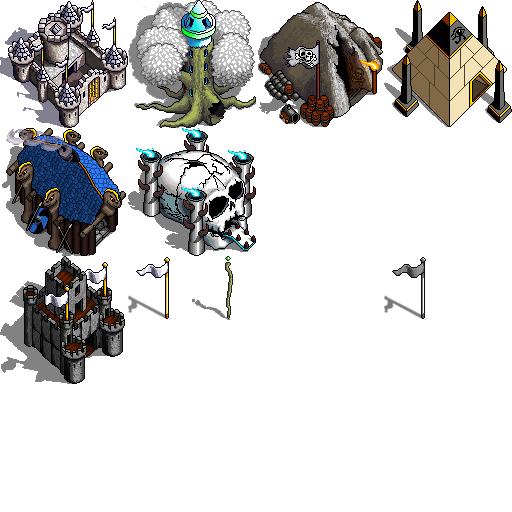
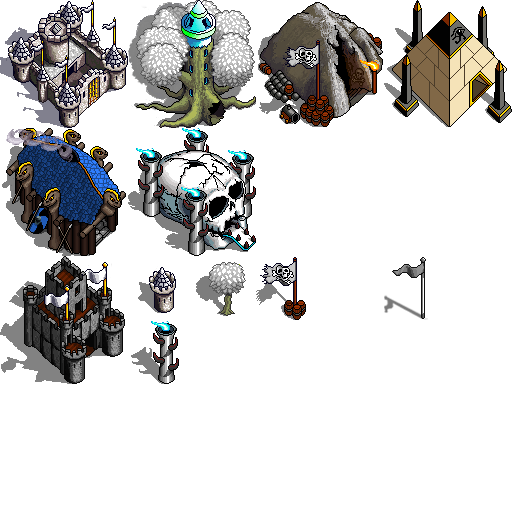
Two versions of the same layered image (512px x 512px). Layer-by-layer changes:
added layer "Undead Flag Colour" above "Human flag colour" over left=157, top=332, right=175, bottom=383
added layer "Human flag colour" above "Elf Flag Colour" over left=153, top=268, right=172, bottom=290
added layer "Elf Flag Colour" above "Pirate Flag Colour" over left=208, top=257, right=246, bottom=296
added layer "Pirate Flag Colour" above "Old flag colour" over left=263, top=262, right=296, bottom=285
renamed "Human Flag Colour" to "Old flag colour", hid it over left=137, top=263, right=168, bottom=277
added layer "Human Flag" above "Elf Flag" over left=149, top=266, right=176, bottom=313
painted on "Elf Flag" over left=192, top=256, right=235, bottom=320
added layer "Pirate Flag" above "Undead Flag" over left=260, top=257, right=306, bottom=320
added layer "Undead Flag" above "Merc Flag" over left=149, top=321, right=179, bottom=384
renamed "Human Flag" to "old flag", hid it, moved it above "Human Shadow" over left=136, top=257, right=170, bottom=319
added layer "Pirate Flag Shadow" (50%) above "Undead Flag Shadow" over left=256, top=283, right=295, bottom=320
added layer "Undead Flag Shadow" (50%) above "Elf Flag Shadow" over left=131, top=347, right=164, bottom=384
added layer "Elf Flag Shadow" (51%) above "Human Flag Shadow" over left=196, top=273, right=226, bottom=316
painted on "Human Flag Shadow" over left=128, top=282, right=172, bottom=320
